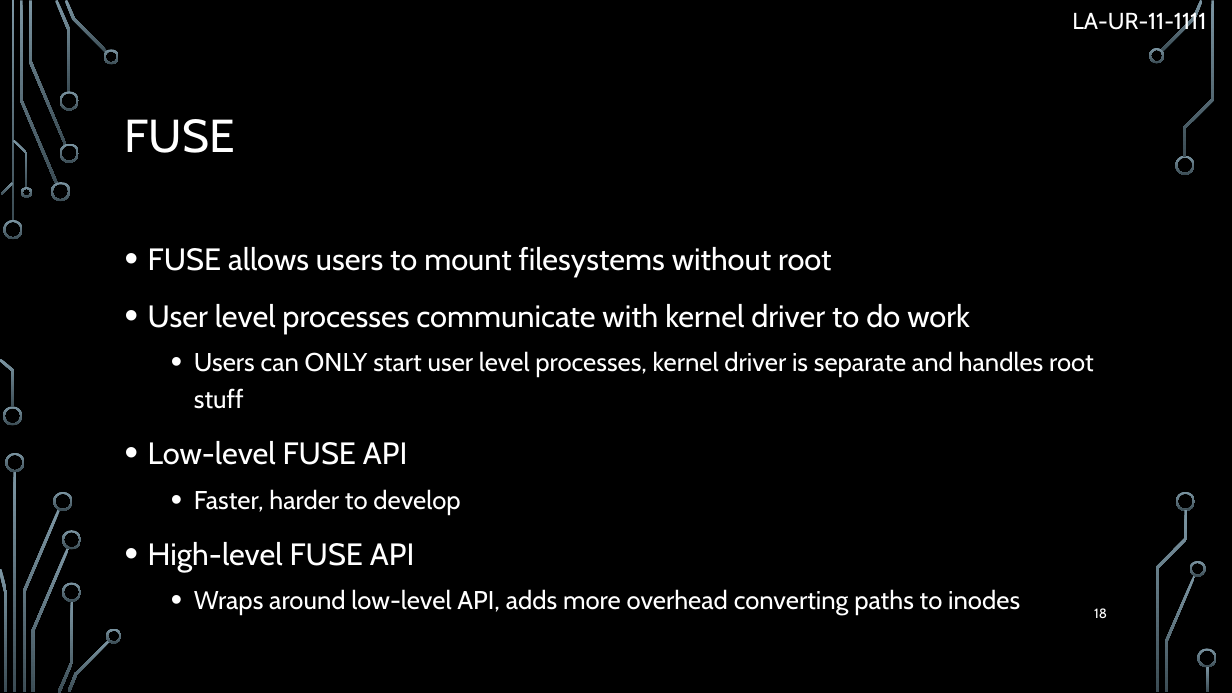
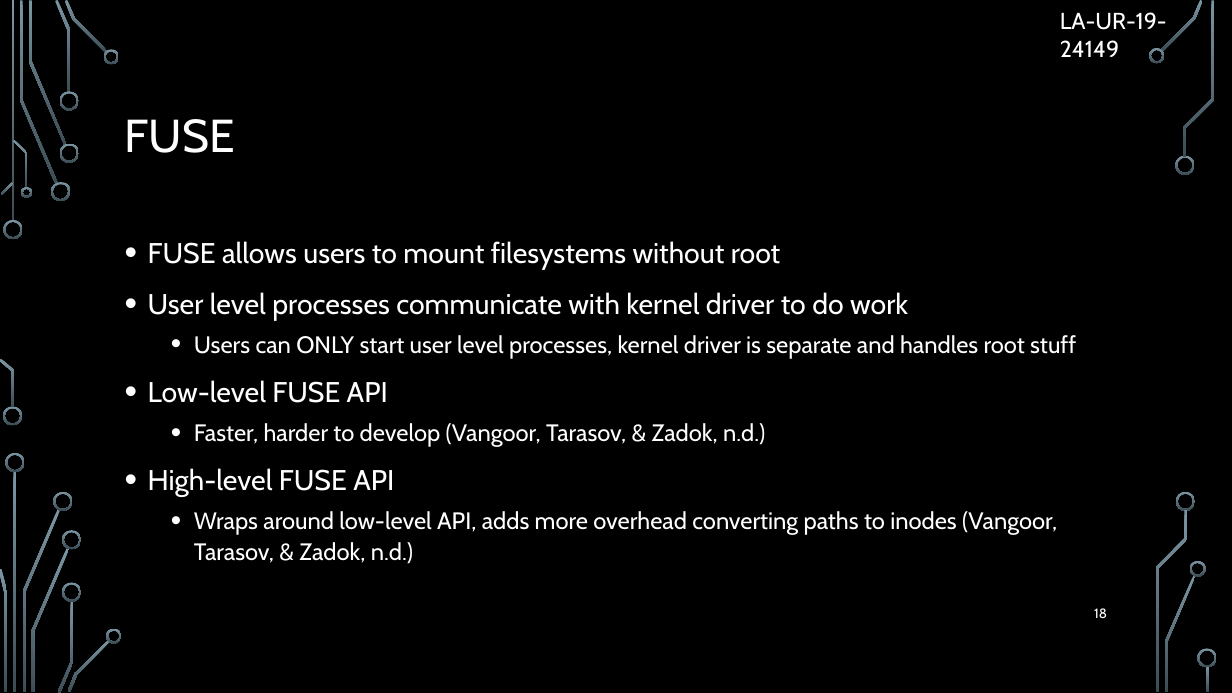
Before and after one commit to Brofessional/thesis-v2, a slide deck: slide 18 of presentation.pptx. Drawn at 1232x693 pixels with LibreOffice and Linux fonts; fonts in the diff are those of the drawing; background and template pictures are left out. Boxes give left, top, right and bottom in pixels: in the first picture for what was removed or moved away, otherwise in the second. Text is boxed around its words. In the diff, an @@ line names an element or a change of style, - is before the commit and + after.

```diff
--- a/presentation.pptx
+++ b/presentation.pptx
@@ text at [1060, 12, 1167, 57]: text changed @@
-LA-UR-11-1111
+LA-UR-19-24149
@@ text at [148, 241, 1076, 497]: size 24 to 22.2 pt in "FUSE allows users to mount filesystems without ...", "User level processes communicate with kernel driver ...", "Low-level FUSE API", "High-level FUSE API"; size 20 to 18.5 pt in "Users can ONLY start user level processes, ..."; line spacing 1.2 to 1.1 @@
@@ text at [194, 423, 765, 447]: text changed; size 20 to 18.5 pt @@
-  • Faster, harder to develop
+  • Faster, harder to develop (Vangoor, Tarasov, & Zadok, n.d.)
@@ text at [194, 511, 1057, 564]: text changed; size 20 to 18.5 pt @@
-  • Wraps around low-level API, adds more overhead converting paths to inodes
+  • Wraps around low-level API, adds more overhead converting paths to inodes (Vangoor, Tarasov, & Zadok, n.d.)
```
Also in this commit, not shown: 30 other slides changed, 1 other file.
